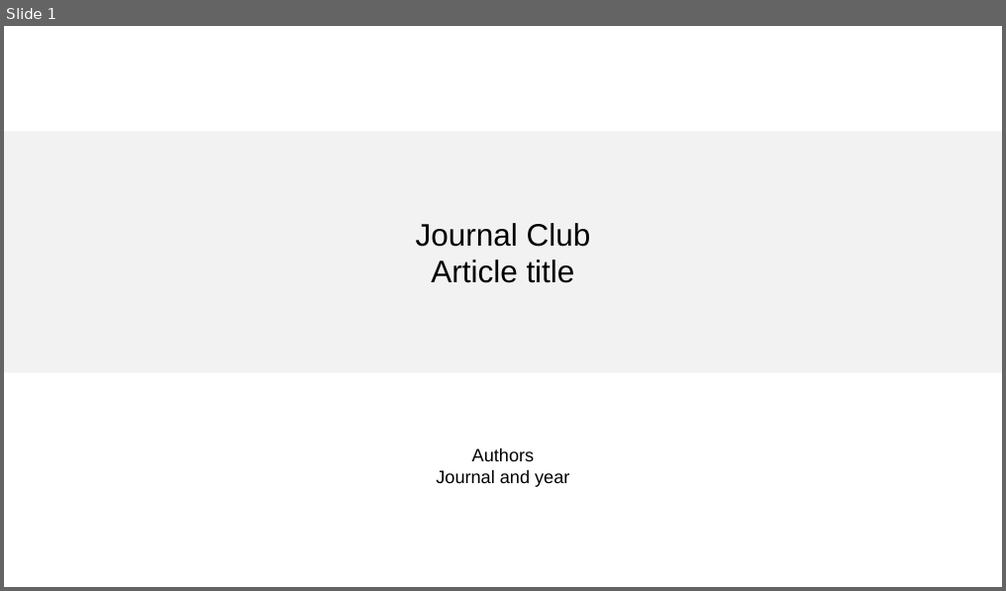
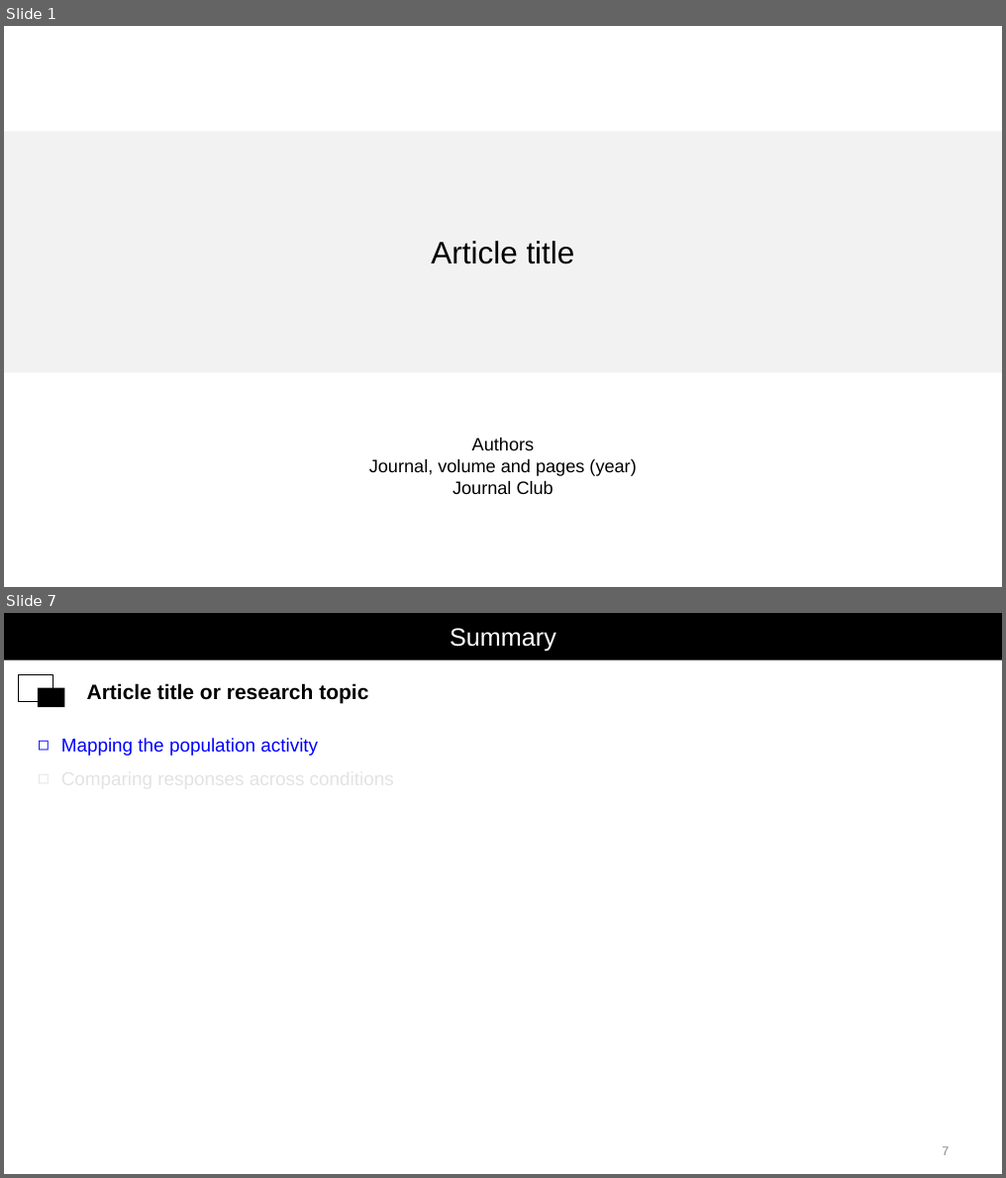
Before and after one commit to zhang-mengjia/journal-club-ppt, a slide deck: assets/jc-reference.pptx. Shown one above the other, each under a label of ours: slide 1 before the commit, slides 1 and 7 after it; the slides between them are not shown. The pictures are 1006x591 and 1006x1178 pixels, drawn with LibreOffice and Linux fonts; fonts in the diff are those of the drawing. Boxes give left, top, right and bottom in pixels: in the first picture for what was removed or moved away, otherwise in the second. Text is boxed around its words. In the diff, an @@ line names an element or a change of style, - is before the commit and + after.

Commit message:
Match Bowler journal club structure and validate author lineage and headings

```diff
--- a/assets/jc-reference.pptx
+++ b/assets/jc-reference.pptx
@@ slide 7 added at (4, 613, 1002, 1174), background #FFFFFF @@
@@ rectangle added at (4, 613, 1002, 661), fill #000000, 24 pt, text #FFFFFF @@
+Summary
@@ rectangle added at (18, 674, 54, 701), fill #FFFFFF, outline #000000 0.75 pt @@
@@ rectangle added at (38, 688, 64, 707), fill #000000 @@
@@ text added at (87, 683, 368, 703), 20 pt, text #000000, bold @@
+Article title or research topic
@@ text added at (61, 738, 318, 756), 18 pt, text #E3E3E3 @@
+◻ Mapping the population activity
+◻ Comparing responses across conditions
@@ text added at (942, 1147, 948, 1156), 12 pt, text #888888 @@
+7
@@ slide 1 changed as well @@
@@ text in rectangle at (416, 223, 591, 247): paragraph removed @@
-Journal Club
@@ text at (369, 460, 636, 494): text changed @@
-Journal and year
+Journal, volume and pages (year)
+Journal Club
```
Also in this commit, not shown: 1 other slide changed, 11 other slides added, 2 slides removed, 9 other files.
